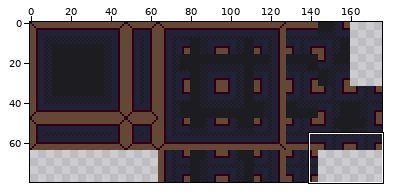
Edited in one commit: sprite sheet (rooms/tileset_dungeon.png). The picture above shows the old version from afar; the outline marks the close-up.
Close-up. Before:
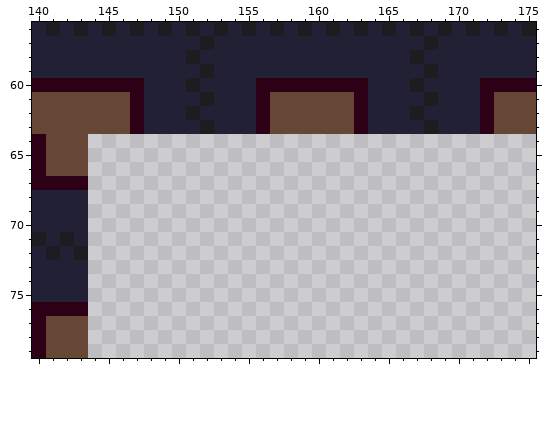
The file is 176x80 pixels. Shown: x 140..175, y 56..79. The commit also changed other parts of the picture, which this record leaves out.
After the commit:
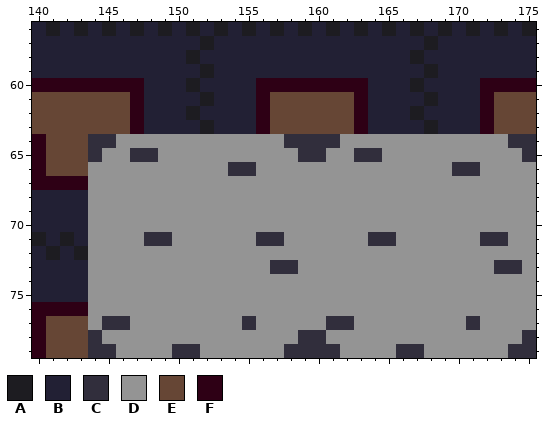
Palette (. is transparent): A #1d1c21  B #222034  C #312e3c  D #949494  E #664635  F #2e0015
Diff:
{"y":64,"x":144,"old":"................................","new":"CCDDDDDDDDDDDDCCCCDDDDDDDDDDDDCC"}
{"y":65,"x":144,"old":"................................","new":"CDDCCDDDDDDDDDDCCDDCCDDDDDDDDDDC"}
{"y":66,"x":144,"old":"................................","new":"DDDDDDDDDDCCDDDDDDDDDDDDDDCCDDDD"}
{"y":67,"x":144,"old":"................................","new":"DDDDDDDDDDDDDDDDDDDDDDDDDDDDDDDD"}
{"y":68,"x":144,"old":"................................","new":"DDDDDDDDDDDDDDDDDDDDDDDDDDDDDDDD"}
{"y":69,"x":144,"old":"................................","new":"DDDDDDDDDDDDDDDDDDDDDDDDDDDDDDDD"}
{"y":70,"x":144,"old":"................................","new":"DDDDDDDDDDDDDDDDDDDDDDDDDDDDDDDD"}
{"y":71,"x":144,"old":"................................","new":"DDDDCCDDDDDDCCDDDDDDCCDDDDDDCCDD"}
{"y":72,"x":144,"old":"................................","new":"DDDDDDDDDDDDDDDDDDDDDDDDDDDDDDDD"}
{"y":73,"x":144,"old":"................................","new":"DDDDDDDDDDDDDCCDDDDDDDDDDDDDDCCD"}
{"y":74,"x":144,"old":"................................","new":"DDDDDDDDDDDDDDDDDDDDDDDDDDDDDDDD"}
{"y":75,"x":144,"old":"................................","new":"DDDDDDDDDDDDDDDDDDDDDDDDDDDDDDDD"}
{"y":76,"x":144,"old":"................................","new":"DDDDDDDDDDDDDDDDDDDDDDDDDDDDDDDD"}
{"y":77,"x":144,"old":"................................","new":"DCCDDDDDDDDCDDDDDCCDDDDDDDDCDDDD"}
{"y":78,"x":144,"old":"................................","new":"CDDDDDDDDDDDDDDCCDDDDDDDDDDDDDDC"}
{"y":79,"x":144,"old":"................................","new":"CCDDDDCCDDDDDDCCCCDDDDCCDDDDDDCC"}
{"label":"added","picture_box":[88,134,536,358]}
